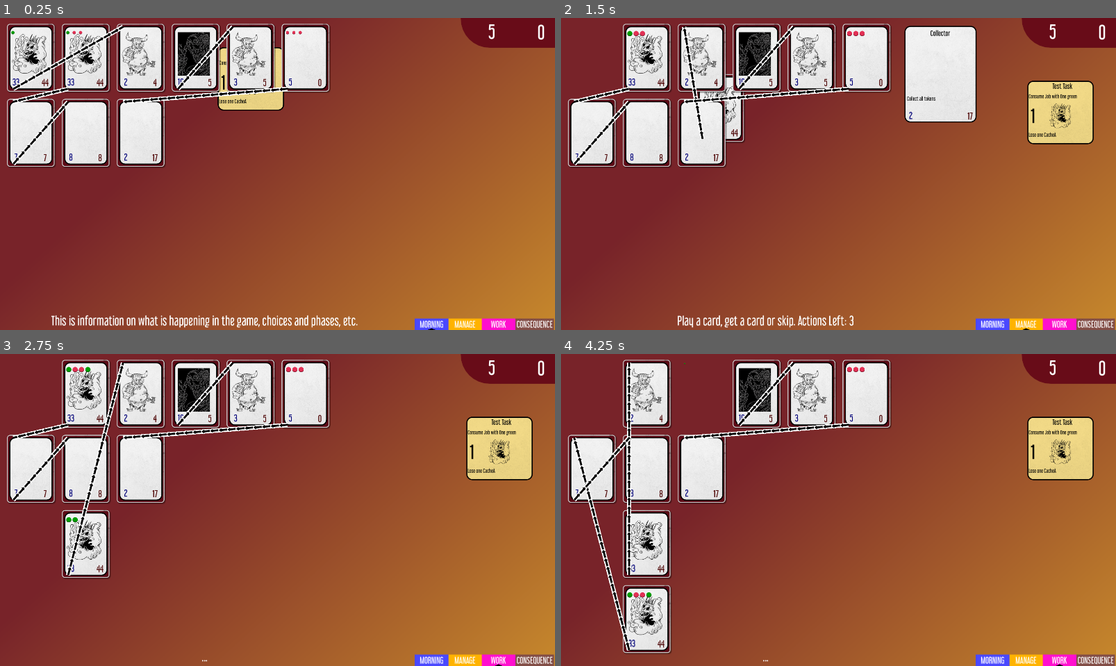
Above: before the commit, frames 1-4 (two rows, left to right).
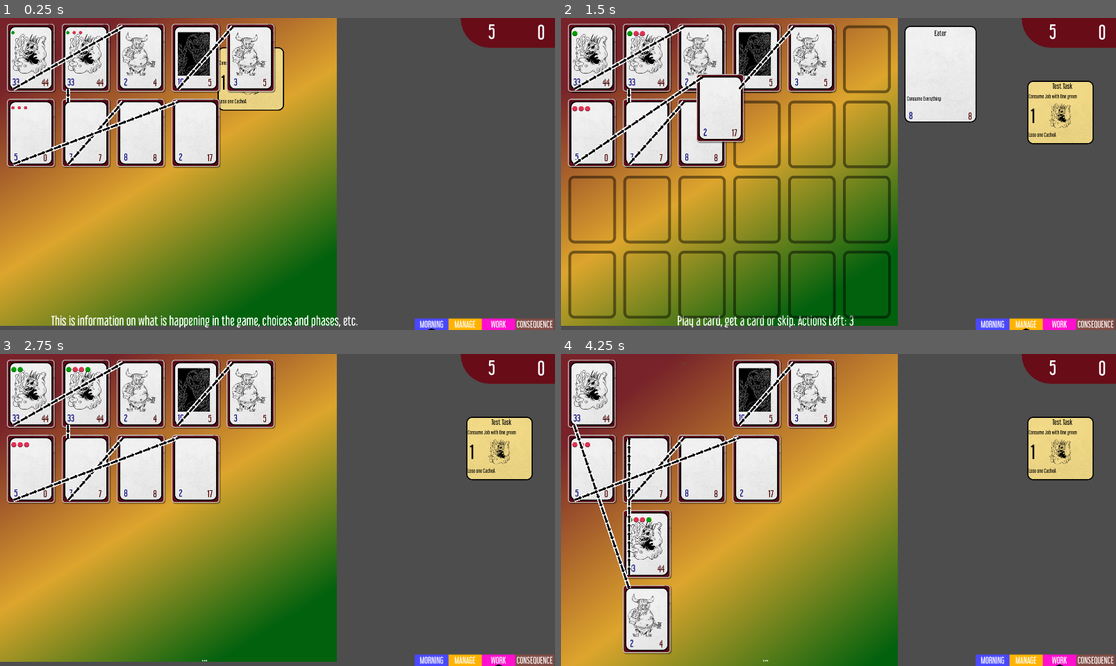
Above: after the commit, the same moments.

Repository: TicklesTheBrain/HellManager
Game: Godot game, scene res://scenes/main.tscn
Same seed, same stepped clock (60 frames per second), same inputs: the game is played once before the commit and once after it.
Inputs (mouse positions are in pixels of both pictures, inside the frame that each line leads up to):
- Up to frame 1 (0.25 s): no input
- Up to frame 2 (1.5 s): drag from (594, 58) to (755, 58) at 0.52 s; drag from (755, 133) to (644, 58) at 1.27 s
- Up to frame 3 (2.75 s): hold W (work) from 2.03 s (still down); click (83, 394) at 2.17 s
- Up to frame 4 (4.25 s): release W (work) at 2.75 s; drag from (644, 394) to (644, 544) at 2.77 s; drag from (699, 394) to (644, 619) at 3.52 s

The runs differ from the first frame. In frame 1, 80% of the frame differs, in the area x 0-100%, y 0-100%; in frame 2, 77%; in frame 3, 82%; in frame 4, 81%.

Commit message:
Improved dragging and grid experience

Diff:
--- /dev/null
+++ b/scenes/company_grid_cell.tscn
@@ -0,0 +1,50 @@
+[gd_scene load_steps=4 format=3 uid="uid://r1xuijx0ewa4"]
+
+[ext_resource type="Script" path="res://src/ui_code/CompanyGridCell.gd" id="1_08wsy"]
+
+[sub_resource type="StyleBoxFlat" id="StyleBoxFlat_v4e82"]
+bg_color = Color(0.6, 0.6, 0.6, 0)
+border_width_left = 10
+border_width_top = 10
+border_width_right = 10
+border_width_bottom = 10
+border_color = Color(0, 0, 0, 0.458824)
+corner_radius_top_left = 20
+corner_radius_top_right = 20
+corner_radius_bottom_right = 20
+corner_radius_bottom_left = 20
+
+[sub_resource type="StyleBoxFlat" id="StyleBoxFlat_yvjdp"]
+bg_color = Color(0.69, 0.229393, 0.651677, 0.741176)
+border_width_left = 10
+border_width_top = 10
+border_width_right = 10
+border_width_bottom = 10
+border_color = Color(0, 0, 0, 0)
+corner_radius_top_left = 20
+corner_radius_top_right = 20
+corner_radius_bottom_right = 20
+corner_radius_bottom_left = 20
+
+[node name="CompanyGridCell" type="Node2D" node_paths=PackedStringArray("highlightPanel", "outlinePanel")]
+script = ExtResource("1_08wsy")
+highlightPanel = NodePath("Highlight")
+outlinePanel = NodePath("EmptyLines")
+
+[node name="EmptyLines" type="Panel" parent="."]
+visible = false
+offset_left = -82.5
+offset_top = -117.5
+offset_right = 82.5
+offset_bottom = 117.5
+mouse_filter = 2
+theme_override_styles/panel = SubResource("StyleBoxFlat_v4e82")
+
+[node name="Highlight" type="Panel" parent="."]
+visible = false
+offset_left = -82.5
+offset_top = -117.5
+offset_right = 82.5
+offset_bottom = 117.5
+mouse_filter = 2
+theme_override_styles/panel = SubResource("StyleBoxFlat_yvjdp")
--- a/scenes/main.tscn
+++ b/scenes/main.tscn
@@ -54,6 +54,7 @@
 [ext_resource type="PackedScene" uid="uid://bav2v2vhrfn3o" path="res://scenes/task_ui.tscn" id="37_62ix5"]
 [ext_resource type="Script" path="res://src/ui_code/phase_show_ui.gd" id="43_dqmsq"]
 [ext_resource type="Script" path="res://scenes/general_info_label.gd" id="43_j5rga"]
+[ext_resource type="PackedScene" uid="uid://r1xuijx0ewa4" path="res://scenes/company_grid_cell.tscn" id="44_l3dw6"]
 [ext_resource type="Script" path="res://CanvasLayerFollowPosition.gd" id="45_juffj"]
 [ext_resource type="PackedScene" uid="uid://6sbacijn0esb" path="res://scenes/companyUICanvas.tscn" id="45_k7yar"]
 
@@ -640,21 +641,22 @@
 [node name="TaskDiscard" type="Node" parent="TaskManager"]
 script = ExtResource("18_1vww6")
 
-[node name="CompanyUILord" type="Node2D" parent="." node_paths=PackedStringArray("jobManager", "lineLayer", "jobLayer", "tokenLayer")]
+[node name="CompanyUILord" type="Node2D" parent="." node_paths=PackedStringArray("jobManager", "companyCanvas", "lineLayer", "jobLayer", "tokenLayer", "cellLayer")]
 script = ExtResource("2_hwxbs")
 jobManager = NodePath("../JobLord")
+companyCanvas = NodePath("CompanyUICanvas")
 lineUIPacked = ExtResource("3_m468t")
 jobUIPacked = ExtResource("5_b0wxn")
 tokenUIPacked = ExtResource("6_h2iy3")
+gridCell = ExtResource("44_l3dw6")
 lineLayer = NodePath("CompanyUICanvas/LineLayer")
 jobLayer = NodePath("CompanyUICanvas/JobLayer")
 tokenLayer = NodePath("CompanyUICanvas/TokenLayer")
-gridCellSizeVector = Vector2(165, 235)
+cellLayer = NodePath("CompanyUICanvas/EmptyCellLayer")
 gridGapSizeVector = Vector2(25, 25)
-gridSizeVector = Vector2(1300, 1200)
-tokenAppearTime = null
-tokenMoveTime = null
-tokenFadeTime = null
+minimumRows = 4
+minimumColumns = 6
+initialRowMax = 5
 
 [node name="CompanyUICanvas" parent="CompanyUILord" instance=ExtResource("45_k7yar")]
 initialSize = Vector2(3000, 4000)
@@ -670,6 +672,11 @@
 
 [node name="TokenLayer" type="CanvasLayer" parent="CompanyUILord/CompanyUICanvas" node_paths=PackedStringArray("nodeForFollowPosition")]
 layer = 4
+script = ExtResource("45_juffj")
+nodeForFollowPosition = NodePath("..")
+
+[node name="EmptyCellLayer" type="CanvasLayer" parent="CompanyUILord/CompanyUICanvas" node_paths=PackedStringArray("nodeForFollowPosition")]
+layer = 0
 script = ExtResource("45_juffj")
 nodeForFollowPosition = NodePath("..")
 
--- /dev/null
+++ b/src/ui_code/CompanyGridCell.gd
@@ -0,0 +1,24 @@
+extends Node2D
+class_name CompanyGridCell
+
+@export var highlightPanel: Panel
+@export var outlinePanel: Panel
+var highlight: bool = false
+var jobUI: JobUI = null
+
+func highlightOn():
+	highlightPanel.visible = true
+	highlight = true
+
+func highlightOff():
+	highlightPanel.visible = false
+	highlight = false
+
+func gridOn():
+	outlinePanel.visible = true
+
+func gridOff():
+	outlinePanel.visible = false
+
+func getSize():
+	return highlightPanel.size
--- a/src/ui_code/CompanyUIManager.gd
+++ b/src/ui_code/CompanyUIManager.gd
@@ -2,37 +2,59 @@
 class_name CompanyUILord
 
 @export var jobManager: JobManager
+@export var companyCanvas: CompanyUICanvas
 
 @export_group("Packed Scenes")
 @export var lineUIPacked: PackedScene
 @export var jobUIPacked: PackedScene
 @export var tokenUIPacked: PackedScene
+@export var gridCell: PackedScene
 
 @export_group("UI Layers")
 @export var lineLayer: CanvasLayer
 @export var jobLayer: CanvasLayer
 @export var tokenLayer: CanvasLayer
+@export var cellLayer: CanvasLayer
 
 @export_category("Grid stuff")
-@export var gridCellSizeVector: Vector2
 @export var gridGapSizeVector: Vector2
-@export var gridSizeVector: Vector2
+@export var minimumRows: int
+@export var minimumColumns: int
+@export var initialRowMax: int
 
 @export_category("Timing Stuff")
 @export var tokenAppearTime: float = 0.4
 @export var tokenMoveTime: float = 0.4
 @export var tokenFadeTime: float = 0.3
 
-var gridCells = {}
+var gridCellSizeVector: Vector2
+var gridCells = []
 var tokenUIs = []
+var draggedJob: JobUI = null
+var dragTarget: CompanyGridCell = null:
+	set(v):
+		dragTarget = v
+
+		if dragTarget == null:
+			for cell in getAllCells():
+				cell.highlightOff()
+			return
+
+		if not dragTarget.highlight:
+			for cell in getAllCells():
+				cell.highlightOff()
+			dragTarget.highlightOn()
+			return
 
 func _ready():
 
+	gridCellSizeVector = gridCell.instantiate().getSize()
 	createGrid()
 
 	Events.flowAdded.connect(addNewLineUI)
 	Events.flowRemoved.connect(removeLineUI)
 	Events.jobAdded.connect(makeNewJobUI)
+	Events.jobDragStart.connect(startJobDrag)
 	Events.jobDragEnd.connect(dragJobToNewCell)
 	Events.tokenProduced.connect(scheduleMakeNewToken)
 	Events.tokenMoved.connect(scheduleMoveToken)
@@ -41,13 +63,27 @@
 
 	for job in jobManager.get_children():
 		if getJobUI(job) == null:
-			makeNewJobUI(job)
+			makeNewJobUI(job, true)
 			for token in job.storage.contents:
 				makeNewToken(token, job)
 
 	for job in jobManager.get_children():
 		for source in job.inflow:
 			addNewLineUI(source, job)
+
+	updateCanvas()
+
+func showGrid():
+	for cell in getAllCells():
+		cell.gridOn()
+
+func hideGrid():
+	for cell in getAllCells():
+		cell.gridOff()
+
+func startJobDrag(jobUI: JobUI):
+	draggedJob = jobUI
+	showGrid()
 
 func scheduleMakeNewToken(token: Token, job: Job):
 	UIScheduler.addToSchedule(makeNewToken.bind(token, job), token)
@@ -85,40 +121,136 @@
 			return child
 	return null
 
-func makeNewJobUI(job: Job):
+func makeNewJobUI(job: Job, fitIntoInitial: bool = false):
 	var newJobUI = jobUIPacked.instantiate()
 	newJobUI.job = job
-
-	var newPos = findFirstEmpyGridCell()
-	newJobUI.position = newPos
-	gridCells[newPos] = newJobUI
+	var emptyCell
+	if fitIntoInitial:
+		for row in gridCells:
+			if emptyCell != null: break
+			for i in range(row.size()):
+				if i < initialRowMax and row[i].jobUI == null:
+					emptyCell = row[i]
+					break
+
+	if emptyCell == null:
+		emptyCell = findFirstEmpyGridCell()
+
+	newJobUI.position = emptyCell.position
+	emptyCell.jobUI = newJobUI
 
 	jobLayer.add_child(newJobUI)
 
+	if not fitIntoInitial:
+		updateEmptyGridCells()
+
+func updateCanvas():
+	companyCanvas.makeSize(getGridSize())
+
+func updateEmptyGridCells():
+
+	var previousSize = getGridSize()
+
+	while (true):
+		var lastColumnCells = gridCells.map(func(r): return r[r.size()-1])
+		if lastColumnCells.any(func(c): return c.jobUI != null) or gridCells[0].size() < minimumColumns:
+			addNewColumnToGrid()
+			continue
+		if gridCells[0].size() > 1:
+			var penultimateColumnsCells = gridCells.map(func(r): return r[r.size()-2])
+			if penultimateColumnsCells.all(func(c): return c.jobUI == null) and gridCells[0].size() > minimumColumns:
+				removeColumnFromGrid()
+				continue
+		break
+
+	while (true):
+		var lastRowCells = gridCells[gridCells.size()-1]
+		if lastRowCells.any(func(c): return c.jobUI != null) or gridCells.size() < minimumRows:
+			addNewRowToGrid()
+			continue
+
+		if gridCells.size() > 1:
+			var penultimateRowCells = gridCells[gridCells.size()-2]
+			if penultimateRowCells.all(func(c): return c.jobUI == null) and gridCells.size() > minimumRows:
+				removeRowFromGrid()
+				continue
+
+		break
+
+	if previousSize != getGridSize():
+		updateCanvas()
+
+func getGridSize() -> Vector2:
+	return Vector2(gridCells[0].size()*(gridCellSizeVector.x+gridGapSizeVector.x)+gridGapSizeVector.x,
+	 gridCells.size()*(gridCellSizeVector.y+gridGapSizeVector.y)+gridGapSizeVector.y)
+
 func createGrid():
 
+	#Let's add a single cell to start us off
 	var lineY = gridGapSizeVector.y + gridCellSizeVector.y/2
 	var cellX = gridGapSizeVector.x + gridCellSizeVector.x/2
-	var firstCellX = cellX
-
-	#Check if new cell fits within grid
-	while(lineY + gridCellSizeVector.y/2 < gridSizeVector.y and cellX + gridCellSizeVector.x/2 < gridSizeVector.x):
-		while(lineY + gridCellSizeVector.y/2 < gridSizeVector.y and cellX + gridCellSizeVector.x/2 < gridSizeVector.x):
-			gridCells[Vector2(cellX, lineY)] = null
-			cellX += gridCellSizeVector.x + gridGapSizeVector.x
-		cellX = firstCellX
-		lineY += gridCellSizeVector.y + gridGapSizeVector.y
+	var cell = makeNewGridCell()
+	cell.position = Vector2(cellX, lineY)
+	gridCells.push_back([cell])
+
+	for r in range(minimumRows-1):
+		addNewRowToGrid()
+
+	for c in range(minimumColumns-1):
+		addNewColumnToGrid()
+
+func addNewColumnToGrid():
+
+	for row in gridCells:
+		var lastCellPos = row[row.size()-1].position
+		var newCell = makeNewGridCell()
+		newCell.position = Vector2(lastCellPos.x + gridGapSizeVector.x + gridCellSizeVector.x, lastCellPos.y)
+		row.push_back(newCell)
+
+func addNewRowToGrid():
+
+	var startX = gridGapSizeVector.x + gridCellSizeVector.x/2
+	var lineY = gridCells[gridCells.size()-1][0].position.y + gridGapSizeVector.y + gridCellSizeVector.y
+	var amountOfColumns = gridCells[0].size()
+	var newRow = []
+	for i in range(amountOfColumns):
+		var newCell = makeNewGridCell()
+		newCell.position = Vector2(startX +  i * (gridGapSizeVector.x + gridCellSizeVector.x), lineY)
+		newRow.push_back(newCell)
+	gridCells.push_back(newRow)
+
+func removeRowFromGrid():
+
+	var row = gridCells[gridCells.size()-1]
+	for cell in row:
+		cell.queue_free()
+	gridCells.erase(row)
+
+func removeColumnFromGrid():
+
+	for row in gridCells:
+		var cell = row[row.size()-1]
+		cell.queue_free()
+		row.erase(cell)
+
+func makeNewGridCell():
+	var cell = gridCell.instantiate()
+	cellLayer.add_child(cell)
+	return cell
 
 func findFirstEmpyGridCell():
-	for cell in gridCells.keys():
-		if gridCells[cell] == null:
-			return cell
+
+	for row in gridCells:
+		for cell in row:
+			if cell.jobUI == null:
+				return cell
 	return null
 
 func findJobUICell(jobUi: JobUI):
-	for cell in gridCells.keys():
-		if gridCells[cell] == jobUi:
-			return cell
+	for row in gridCells:
+		for cell in row:
+			if cell.jobUI == jobUi:
+				return cell
 	return null
 
 func findClosestEmptyCell(pos: Vector2):
@@ -127,19 +259,42 @@
 		return
 	var closest = emptyCells[0]
 	for cell in emptyCells:
-		if abs(pos - cell) < abs(pos - closest):
+		if abs(pos - cell.position) < abs(pos - closest.position):
 			closest = cell
 	return closest
 
+func findClosestCell(pos: Vector2):
+	var closest = gridCells[0][0]
+	for cell in getAllCells():
+		if abs(pos - cell.position) < abs(pos - closest.position):
+			closest = cell
+	return closest
+
 func getAllEmptyCells():
-	return gridCells.keys().filter(func(v): return gridCells[v] == null)
+	return getAllCells().filter(func(c): return c.jobUI == null)
+
+func getAllCells():
+	return gridCells.reduce(func(acc, r):
+		acc.append_array(r)
+		return acc,
+		[]
+	)
 
 func dragJobToNewCell(jobUI: JobUI):
-	gridCells[findJobUICell(jobUI)] = null
-	var closest = findClosestEmptyCell(get_viewport().get_mouse_position())
-	gridCells[closest] = jobUI
-	jobUI.global_position = closest
+	var oldCell = findJobUICell(jobUI)
+
+	if dragTarget == null:
+		jobUI.position = oldCell.position
+	else:
+		dragTarget.jobUI = jobUI
+		oldCell.jobUI = null
+		jobUI.position = dragTarget.position
+		dragTarget = null
+
+	draggedJob = null
 	jobUI.moved.emit()
+	updateEmptyGridCells()
+	hideGrid()
 
 func makeNewToken(token: Token, job: Job):
 	var newToken = tokenUIPacked.instantiate()
@@ -191,3 +346,16 @@
 		tokenUI.get_parent().remove_child(tokenUI)
 	var jobUI = getJobUI(j)
 	jobUI.storageContainer.add_child(tokenUI)
+
+func _process(_delta):
+
+	if draggedJob != null:
+		var allCells = getAllCells()
+		var sortCellsByDistance = func(a, b):
+			return abs(a.position - draggedJob.position) < abs(b.position - draggedJob.position)
+		allCells.sort_custom(sortCellsByDistance)
+		allCells = allCells.filter(func(c): return c.jobUI != draggedJob)
+		if allCells[0].jobUI == null:
+			dragTarget = allCells[0]
+		else:
+			dragTarget = null
Not shown: 1 places in scenes/main.tscn that only renumber resources
